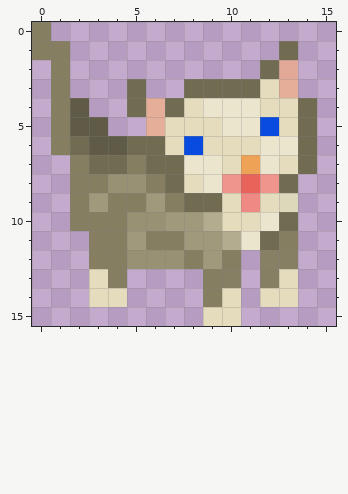
Edited in one commit: pixel-art sprite (images/cat_walk_right0.png). This is how it looked before the edit.
The file is 16x16 pixels. Pixels under 10% opacity are left out. Colours within 5 levels of each other are drawn and written as one.
Now the later version:
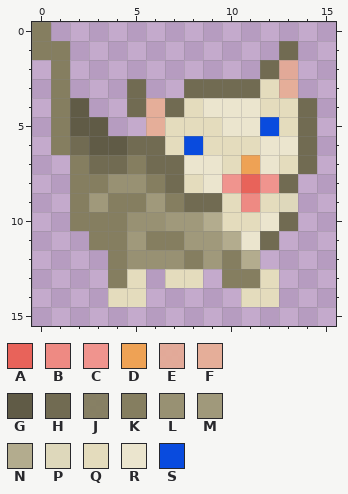
Palette (. is transparent): A #e8635a  B #ee8a83  C #f0948e  D #eea255  E #e4aa96f3  F #e5ae99  G #605b46  H #716b52  J #847e5ff3  K #857e60  L #989173  M #a0997b  N #b3ac8e  P #ded8bb  Q #e4dcbd  R #ebe5ce  S #094bde
Commit: Modified in browser at pixie.strd6.com
Edits made:
y 11: x 13 K -> .
y 12: x 3 K -> .; x 11..13 .JJ -> N..
y 13: x 3 Q -> .; x 5 . -> Q; x 7..13 ..KJ.JQ -> QQ.KKQ.
y 14: x 3 Q -> .; x 5 . -> Q; x 9..11 KQ. -> ..Q; x 13 Q -> .
y 15: x 9..10 QQ -> ..
Changed places in both pictures, as pixel boxes (x1, y1, x2, y2):
changed: (89, 231, 298, 326)
